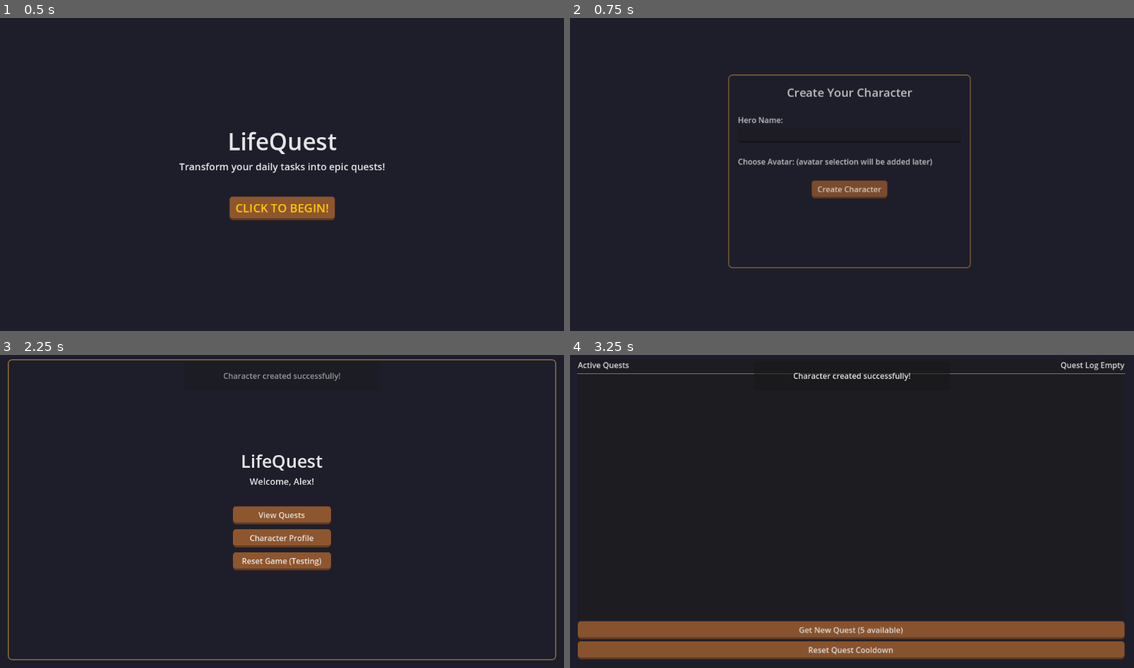
Above: before the commit, frames 1-4 (two rows, left to right).
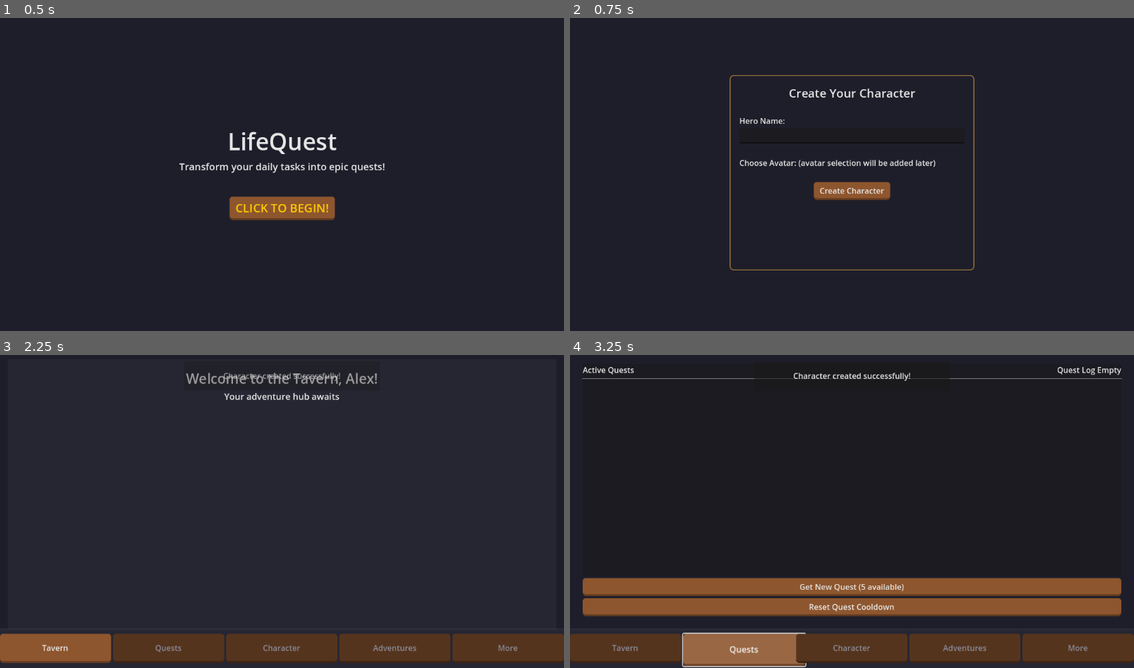
Above: after the commit, the same moments.

Repository: Wazaq/LifeQuest
Game: Godot game, scene res://scenes/main.tscn
The game is run twice, just before and just after one commit, with the same random seed, the same clock (stepped at 60 frames per second) and the same inputs.
Inputs (mouse positions are in pixels of both pictures, inside the frame that each line leads up to):
- Up to frame 1 (0.5 s): no input
- Up to frame 2 (0.75 s): click "CLICK TO BEGIN!" at 0.5 s
- Up to frame 3 (2.25 s): click (282, 473) at 1.27 s; type "Alex" at 1.35 s; click "Create Character" at 2 s
- Up to frame 4 (3.25 s): click "View Quests" (after the commit: "Quests") at 2.75 s

Frame 1 is identical in both runs. In frame 2, 2.9% of the frame differs, in the area x 28-72%, y 18-81%; in frame 3, 14%; in frame 4, 24%, in the area x 0-100%, y 2-100%.

Commit message:
Setup bottom nav bar and screan wrapper for navigation

Diff:
--- a/scenes/character/character_profile.tscn
+++ b/scenes/character/character_profile.tscn
@@ -121,6 +121,7 @@
 text = "0 days"
 
 [node name="ButtonsSection" type="HBoxContainer" parent="ProfilePanel/MarginContainer/MainVBox"]
+visible = false
 layout_mode = 2
 alignment = 1
 
--- a/scenes/main.tscn
+++ b/scenes/main.tscn
@@ -1,7 +1,9 @@
-[gd_scene load_steps=3 format=3 uid="uid://vxvn0u7kvv64"]
+[gd_scene load_steps=5 format=3 uid="uid://vxvn0u7kvv64"]
 
-[ext_resource type="Script" uid="uid://cds3g4sf8yq6s" path="res://scripts/main.gd" id="1_0wfyh"]
+[ext_resource type="Script" uid="uid://belcw5nfbpuei" path="res://scripts/ui/navigation_container.gd" id="1_0wfyh"]
 [ext_resource type="Theme" uid="uid://tswwpjjq4cws" path="res://assets/themes/fantasy_theme.tres" id="1_o5qli"]
+[ext_resource type="PackedScene" uid="uid://pr1y6pn052lh" path="res://scenes/ui/bottom_nav_bar.tscn" id="3_jyhfs"]
+[ext_resource type="Script" uid="uid://q817c5ex8eaf" path="res://scripts/ui/bottom_nav_bar.gd" id="4_tbgi4"]
 
 [node name="Main" type="Node"]
 script = ExtResource("1_0wfyh")
@@ -51,3 +53,14 @@
 [node name="PopupLayer" type="Control" parent="UIRoot"]
 layout_mode = 1
 anchors_preset = 0
+
+[node name="BottomNavBar" type="Control" parent="UIRoot" instance=ExtResource("3_jyhfs")]
+custom_minimum_size = Vector2(0, 80)
+layout_mode = 1
+anchors_preset = 12
+anchor_top = 1.0
+anchor_right = 1.0
+anchor_bottom = 1.0
+grow_horizontal = 2
+grow_vertical = 0
+script = ExtResource("4_tbgi4")
--- /dev/null
+++ b/scenes/main_menu/more_screen.tscn
@@ -0,0 +1,40 @@
+[gd_scene load_steps=2 format=3 uid="uid://bit487aurfd6j"]
+
+[ext_resource type="Script" uid="uid://wyq0aq6hx0nb" path="res://scripts/ui/more_screen.gd" id="1_uei6w"]
+
+[node name="MoreScreen" type="Control"]
+layout_mode = 3
+anchors_preset = 15
+anchor_right = 1.0
+anchor_bottom = 1.0
+grow_horizontal = 2
+grow_vertical = 2
+script = ExtResource("1_uei6w")
+
+[node name="ColorRect" type="ColorRect" parent="."]
+layout_mode = 0
+anchor_right = 1.0
+anchor_bottom = 1.0
+color = Color(0.15, 0.15, 0.2, 1)
+
+[node name="MarginContainer" type="MarginContainer" parent="."]
+layout_mode = 0
+anchor_right = 1.0
+anchor_bottom = 1.0
+
+[node name="VBoxContainer" type="VBoxContainer" parent="MarginContainer"]
+layout_mode = 2
+
+[node name="HeaderLabel" type="Label" parent="MarginContainer/VBoxContainer"]
+layout_mode = 2
+text = "More Options"
+horizontal_alignment = 1
+
+[node name="Spacer" type="Control" parent="MarginContainer/VBoxContainer"]
+custom_minimum_size = Vector2(0, 20)
+layout_mode = 2
+
+[node name="ResetButton" type="Button" parent="MarginContainer/VBoxContainer"]
+layout_mode = 2
+size_flags_horizontal = 4
+text = "Reset Game (Debug)"
--- /dev/null
+++ b/scenes/main_menu/tavern_hub.tscn
@@ -0,0 +1,40 @@
+[gd_scene load_steps=2 format=3 uid="uid://drejf0edkb2xd"]
+
+[ext_resource type="Script" uid="uid://bx0of50bewnjx" path="res://scripts/ui/tavern_hub.gd" id="1_cpg3s"]
+
+[node name="TavernHub" type="Control"]
+layout_mode = 3
+anchors_preset = 15
+anchor_right = 1.0
+anchor_bottom = 1.0
+grow_horizontal = 2
+grow_vertical = 2
+script = ExtResource("1_cpg3s")
+
+[node name="ColorRect" type="ColorRect" parent="."]
+layout_mode = 0
+anchor_right = 1.0
+anchor_bottom = 1.0
+grow_horizontal = 2
+grow_vertical = 2
+color = Color(0.15, 0.15, 0.2, 1)
+
+[node name="MarginContainer" type="MarginContainer" parent="."]
+layout_mode = 0
+anchor_right = 1.0
+anchor_bottom = 1.0
+grow_horizontal = 2
+grow_vertical = 2
+
+[node name="VBoxContainer" type="VBoxContainer" parent="MarginContainer"]
+layout_mode = 2
+
+[node name="HeaderLabel" type="Label" parent="MarginContainer/VBoxContainer"]
+layout_mode = 2
+text = "Welcome to the Tavern"
+horizontal_alignment = 1
+
+[node name="SubheaderLabel" type="Label" parent="MarginContainer/VBoxContainer"]
+layout_mode = 2
+text = "Your adventure hub awaits"
+horizontal_alignment = 1
--- a/scenes/quests/quest_board_new.tscn
+++ b/scenes/quests/quest_board_new.tscn
@@ -14,6 +14,7 @@
 script = ExtResource("1_qrftn")
 
 [node name="MarginContainer" type="MarginContainer" parent="."]
+custom_minimum_size = Vector2(400, 600)
 layout_mode = 1
 anchors_preset = 15
 anchor_right = 1.0
--- /dev/null
+++ b/scenes/ui/bottom_nav_bar.tscn
@@ -0,0 +1,63 @@
+[gd_scene load_steps=2 format=3 uid="uid://pr1y6pn052lh"]
+
+[ext_resource type="Script" uid="uid://q817c5ex8eaf" path="res://scripts/ui/bottom_nav_bar.gd" id="1_6m2i1"]
+
+[node name="BottomNavBar" type="Control"]
+custom_minimum_size = Vector2(0, 80)
+layout_mode = 3
+anchors_preset = 12
+anchor_top = 1.0
+anchor_right = 1.0
+anchor_bottom = 1.0
+offset_top = -80.0
+grow_horizontal = 2
+grow_vertical = 0
+size_flags_horizontal = 3
+script = ExtResource("1_6m2i1")
+
+[node name="PanelContainer" type="PanelContainer" parent="."]
+custom_minimum_size = Vector2(0, 80)
+layout_mode = 0
+anchor_right = 1.0
+anchor_bottom = 1.0
+size_flags_horizontal = 3
+size_flags_vertical = 8
+
+[node name="HBoxContainer" type="HBoxContainer" parent="PanelContainer"]
+layout_mode = 2
+alignment = 1
+
+[node name="TavernButton" type="Button" parent="PanelContainer/HBoxContainer"]
+custom_minimum_size = Vector2(0, 60)
+layout_mode = 2
+size_flags_horizontal = 3
+size_flags_vertical = 4
+text = "Tavern"
+
+[node name="QuestsButton" type="Button" parent="PanelContainer/HBoxContainer"]
+custom_minimum_size = Vector2(0, 60)
+layout_mode = 2
+size_flags_horizontal = 3
+size_flags_vertical = 4
+text = "Quests"
+
+[node name="CharacterButton" type="Button" parent="PanelContainer/HBoxContainer"]
+custom_minimum_size = Vector2(0, 60)
+layout_mode = 2
+size_flags_horizontal = 3
+size_flags_vertical = 4
+text = "Character"
+
+[node name="AdventuresButton" type="Button" parent="PanelContainer/HBoxContainer"]
+custom_minimum_size = Vector2(0, 60)
+layout_mode = 2
+size_flags_horizontal = 3
+size_flags_vertical = 4
+text = "Adventures"
+
+[node name="MoreButton" type="Button" parent="PanelContainer/HBoxContainer"]
+custom_minimum_size = Vector2(0, 60)
+layout_mode = 2
+size_flags_horizontal = 3
+size_flags_vertical = 4
+text = "More"
--- a/scripts/autoload/game_manager.gd
+++ b/scripts/autoload/game_manager.gd
@@ -8,6 +8,7 @@
 	"notifications": true,
 	"tutorials": true,
 	"achievements": true,
+	"adventures": true,    # For bottom nav visibility
 	"social_features": false,  # Planned for future
 	"daily_passes": false,     # Later MVP
 	"user_auth": false         # Later MVP
--- a/scripts/autoload/ui_manager.gd
+++ b/scripts/autoload/ui_manager.gd
@@ -84,6 +84,32 @@
 		push_error("UIManager: Cannot open screen - main_container not set")
 		return
 
+	# Check if we're using the new navigation system
+	var main_node = get_node_or_null("/root/Main")
+	if main_node and main_node.has_method("_navigate_to"):
+		# Use the navigation container's method
+		match screen_name:
+			"quest_board":
+				main_node._navigate_to(main_node.ScreenState.QUEST_BOARD, data)
+			"quest_details":
+				main_node._navigate_to(main_node.ScreenState.QUEST_DETAILS, data)
+			"quest_creation":
+				main_node._navigate_to(main_node.ScreenState.QUEST_CREATION, data)
+			"main_menu":
+				main_node._navigate_to(main_node.ScreenState.MAIN_MENU, data)
+			"character_creation":
+				main_node._navigate_to(main_node.ScreenState.CHARACTER_CREATION, data)
+			"character_profile":
+				main_node._navigate_to(main_node.ScreenState.CHARACTER_PROFILE, data)
+			"adventures":
+				main_node._navigate_to(main_node.ScreenState.ADVENTURES, data)
+			"more":
+				main_node._navigate_to(main_node.ScreenState.MORE, data)
+			_:
+				push_error("UIManager: Unknown screen name: %s" % screen_name)
+		return
+
+	# Legacy method for backward compatibility
 	var screen_path = ""
 
 	# Map screen name to scene path
@@ -127,6 +153,15 @@
 
 # Go back to previous screen
 func go_back():
+	# Check if we're using the new navigation system
+	var main_node = get_node_or_null("/root/Main")
+	if main_node and main_node.has_method("_navigate_to") and main_node.previous_screen_states.size() > 0:
+		# Navigate to the previous screen
+		var previous_state = main_node.previous_screen_states.pop_back()
+		main_node._navigate_to(previous_state)
+		return
+
+	# Legacy method for backward compatibility
 	# Find the previous screen in the container
 	if not main_container or not current_screen:
 		return
--- /dev/null
+++ b/scripts/ui/bottom_nav_bar.gd
@@ -0,0 +1,110 @@
+extends Control
+## BottomNavBar: Mobile-style navigation bar for the app
+
+# Button references
+@onready var tavern_button: Button = $PanelContainer/HBoxContainer/TavernButton
+@onready var quests_button: Button = $PanelContainer/HBoxContainer/QuestsButton
+@onready var character_button: Button = $PanelContainer/HBoxContainer/CharacterButton
+@onready var adventures_button: Button = $PanelContainer/HBoxContainer/AdventuresButton
+@onready var more_button: Button = $PanelContainer/HBoxContainer/MoreButton
+
+# The currently active button
+var active_button: Button = null
+
+# Signals
+signal nav_button_pressed(screen_name)
+
+func _ready():
+	print("BottomNavBar: Initializing")
+
+	# Add styling to the panel container
+	var panel_style = StyleBoxFlat.new()
+	panel_style.bg_color = Color(0.15, 0.15, 0.2, 0.95)  # Dark background with slight transparency
+	panel_style.border_width_top = 1
+	panel_style.border_color = Color(0.3, 0.3, 0.4, 0.8)  # Subtle top border
+	$PanelContainer.add_theme_stylebox_override("panel", panel_style)
+
+	# Connect button signals
+	tavern_button.pressed.connect(func(): _on_nav_button_pressed("tavern", tavern_button))
+	quests_button.pressed.connect(func(): _on_nav_button_pressed("quest_board", quests_button))
+	character_button.pressed.connect(func(): _on_nav_button_pressed("character_profile", character_button))
+	adventures_button.pressed.connect(func(): _on_nav_button_pressed("adventures", adventures_button))
+	more_button.pressed.connect(func(): _on_nav_button_pressed("more", more_button))
+
+	# Set initial active button
+	set_active_button("tavern")
+
+	# Update available buttons based on feature flags (if GameManager exists)
+	if get_node_or_null("/root/GameManager"):
+		_update_feature_visibility()
+		GameManager.feature_enabled.connect(_on_feature_flag_changed)
+		GameManager.feature_disabled.connect(_on_feature_flag_changed)
+
+# Set the active button by screen name
+func set_active_button(screen_name: String):
+	var button_to_activate = null
+
+	match screen_name:
+		"tavern", "main_menu":
+			button_to_activate = tavern_button
+		"quest_board":
+			button_to_activate = quests_button
+		"character_profile":
+			button_to_activate = character_button
+		"adventures":
+			button_to_activate = adventures_button
+		"more":
+			button_to_activate = more_button
+
+	if button_to_activate:
+		_highlight_button(button_to_activate)
+
+# Handle navigation button press
+func _on_nav_button_pressed(screen_name: String, button: Button):
+	print("BottomNavBar: Button pressed - " + screen_name)
+
+	# Highlight the pressed button
+	_highlight_button(button)
+
+	# Emit signal for parent to handle navigation
+	emit_signal("nav_button_pressed", screen_name)
+
+# Highlight the active button and reset others
+func _highlight_button(button: Button):
+	# Return if this button is already active
+	if active_button == button:
+		return
+
+	# Reset all buttons to default state
+	for child in $PanelContainer/HBoxContainer.get_children():
+		if child is Button:
+			child.modulate = Color(0.6, 0.6, 0.65, 1.0)  # Dimmer for inactive
+			child.scale = Vector2(1.0, 1.0)
+
+	# Highlight the active button with animation
+	var tween = create_tween()
+	tween.set_parallel(true)
+	tween.set_trans(Tween.TRANS_BOUNCE)
+	tween.set_ease(Tween.EASE_OUT)
+
+	# Animate to slightly larger scale and full brightness
+	tween.tween_property(button, "modulate", Color(1, 1, 1, 1), 0.2)
+	tween.tween_property(button, "scale", Vector2(1.1, 1.1), 0.2)
+
+	# Store the current active button
+	active_button = button
+
+# Update button visibility based on feature flags
+func _update_feature_visibility():
+	if !get_node_or_null("/root/GameManager"):
+		return
+
+	# Show/hide Adventures button based on the feature flag
+	if GameManager.is_feature_enabled("adventures"):
+		adventures_button.visible = true
+	else:
+		adventures_button.visible = false
+
+# Handle feature flag changes
+func _on_feature_flag_changed(_feature_name: String):
+	_update_feature_visibility()
--- a/scripts/ui/character_creation.gd
+++ b/scripts/ui/character_creation.gd
@@ -75,7 +75,17 @@
 				if get_node_or_null("/root/UIManager"):
 					UIManager.show_toast("Character created successfully!", "success")
 
-				# Navigate to the main menu
+				# Check if we're using the new navigation system
+				var main_node = get_node_or_null("/root/Main")
+				if main_node and main_node.has_method("_navigate_to"):
+					# Use the "_on_character_created" callback to handle navigation
+					if main_node.has_method("_on_character_created"):
+						main_node._on_character_created()
+					else:
+						main_node._navigate_to(main_node.ScreenState.TAVERN_HUB)
+					return
+
+				# Legacy approach - navigate to the main menu
 				print("CharacterCreation: Navigating to main_menu.tscn")
 
 				# Load the main menu scene
--- /dev/null
+++ b/scripts/ui/more_screen.gd
@@ -0,0 +1,50 @@
+extends Control
+## MoreScreen: Screen for additional options and settings
+
+@onready var reset_button = $MarginContainer/VBoxContainer/ResetButton
+
+func _ready():
+	print("MoreScreen: Ready")
+
+	# Add margin to container
+	var margin_container = $MarginContainer
+	margin_container.add_theme_constant_override("margin_left", 20)
+	margin_container.add_theme_constant_override("margin_right", 20)
+	margin_container.add_theme_constant_override("margin_top", 20)
+	margin_container.add_theme_constant_override("margin_bottom", 90) # Extra bottom margin for nav bar
+
+	# Make header label bigger
+	var header_label = $MarginContainer/VBoxContainer/HeaderLabel
+	header_label.add_theme_font_size_override("font_size", 24)
+
+	# Style the reset button
+	var style = StyleBoxFlat.new()
+	style.bg_color = Color(0.7, 0.3, 0.3, 1.0) # Red for danger
+	style.corner_radius_top_left = 5
+	style.corner_radius_top_right = 5
+	style.corner_radius_bottom_left = 5
+	style.corner_radius_bottom_right = 5
+	reset_button.add_theme_stylebox_override("normal", style)
+
+	# Connect reset button
+	reset_button.connect("pressed", Callable(self, "_on_reset_button_pressed"))
+
+func _on_reset_button_pressed():
+	print("MoreScreen: Reset button pressed")
+
+	# Delete save files
+	if get_node_or_null("/root/DataManager"):
+		DataManager.delete_save_file(DataManager.CHARACTER_SAVE_FILE)
+		DataManager.delete_save_file(DataManager.ACTIVE_QUESTS_SAVE_FILE)
+		DataManager.delete_save_file(DataManager.COMPLETED_QUESTS_SAVE_FILE)
+		DataManager.delete_save_file(DataManager.SETTINGS_SAVE_FILE)
+
+		if get_node_or_null("/root/UIManager"):
+			UIManager.show_toast("Game data reset successfully!", "success")
+
+		# Return to splash screen
+		var main_node = get_node_or_null("/root/Main")
+		if main_node and main_node.has_method("_navigate_to"):
+			main_node._navigate_to(main_node.ScreenState.SPLASH)
+		else:
+			print("MoreScreen: Legacy navigation fallback")
--- /dev/null
+++ b/scripts/ui/navigation_container.gd
@@ -0,0 +1,186 @@
+extends Node
+## NavigationContainer: Manages navigation and screen transitions with a bottom nav bar
+
+# Screen states
+enum ScreenState {
+	SPLASH,
+	CHARACTER_CREATION,
+	MAIN_MENU,
+	TAVERN_HUB,
+	QUEST_BOARD,
+	CHARACTER_PROFILE,
+	QUEST_DETAILS,
+	ADVENTURES,
+	MORE
+}
+
+# Reference to screens container and bottom nav bar
+@onready var screens_container = $UIRoot/MainContainer/ScreensContainer
+@onready var bottom_nav_bar = $UIRoot/BottomNavBar
+@onready var notification_layer = $UIRoot/NotificationLayer
+@onready var popup_layer = $UIRoot/PopupLayer
+
+# Current screen state
+var current_screen_state = ScreenState.SPLASH
+var previous_screen_states = []
+
+# Screen history for back navigation
+var screen_history = []
+
+# Store references to screen instances
+var screen_instances = {}
+
+func _ready():
+	print("NavigationContainer: Initializing")
+
+	# Wait for all autoloads to be ready
+	await get_tree().process_frame
+
+	# Set up UI references in the UIManager
+	if get_node_or_null("/root/UIManager"):
+		UIManager.set_main_container(screens_container)
+		UIManager.set_toast_container(notification_layer)
+
+	# Connect bottom nav bar signals
+	if bottom_nav_bar:
+		bottom_nav_bar.nav_button_pressed.connect(_on_nav_button_pressed)
+
+	# Hide bottom nav on startup (only show after character creation)
+	if bottom_nav_bar:
+		bottom_nav_bar.visible = false
+
+	# Initialize game state
+	if get_node_or_null("/root/GameManager"):
+		GameManager.connect("game_initialized", Callable(self, "_on_game_initialized"))
+
+	_load_initial_screen()
+
+# Load the initial screen based on save state
+func _load_initial_screen():
+	# Check if the user has a saved character
+	var has_character = false
+	if get_node_or_null("/root/DataManager"):
+		has_character = DataManager.has_character_save()
+
+		if has_character:
+			# Load the character data
+			var character_data = DataManager.load_character()
+			if character_data and get_node_or_null("/root/ProfileManager"):
+				# Update the ProfileManager with the loaded character data
+				ProfileManager.update_character(character_data.to_dictionary())
+
+	# For now, always load the splash screen first
+	print("NavigationContainer: Loading splash screen")
+	_navigate_to(ScreenState.SPLASH)
+
+# Handle nav button press from bottom bar
+func _on_nav_button_pressed(screen_name: String):
+	print("NavigationContainer: Nav button pressed - " + screen_name)
+
+	match screen_name:
+		"tavern":
+			_navigate_to(ScreenState.TAVERN_HUB)
+		"quest_board":
+			_navigate_to(ScreenState.QUEST_BOARD)
+		"character_profile":
+			_navigate_to(ScreenState.CHARACTER_PROFILE)
+		"adventures":
+			_navigate_to(ScreenState.ADVENTURES)
+		"more":
+			_navigate_to(ScreenState.MORE)
+		_:
+			print("NavigationContainer: Unknown screen name - " + screen_name)
+
+# Navigate to a specific screen
+func _navigate_to(screen_state, data = null):
+	previous_screen_states.push_back(current_screen_state)
+	current_screen_state = screen_state
+
+	# Clear existing screens if needed
+	if screens_container.get_child_count() > 0:
+		for child in screens_container.get_children():
+			# Don't remove screens we want to keep in memory
+			if _should_keep_screen_loaded(child):
+				child.visible = false
+			else:
+				child.queue_free()
+
+	# Determine which scene to load
+	var scene_path = ""
+	var need_bottom_nav = true
+
+	match screen_state:
+		ScreenState.SPLASH:
+			scene_path = "res://scenes/main_menu/splash_screen.tscn"
+			need_bottom_nav = false
+		ScreenState.CHARACTER_CREATION:
+			scene_path = "res://scenes/character/character_creation.tscn"
+			need_bottom_nav = false
+		ScreenState.MAIN_MENU:
+			scene_path = "res://scenes/main_menu/main_menu.tscn"
+		ScreenState.TAVERN_HUB:
+			scene_path = "res://scenes/main_menu/tavern_hub.tscn"
+		ScreenState.QUEST_BOARD:
+			scene_path = "res://scenes/quests/quest_board_new.tscn"
+		ScreenState.CHARACTER_PROFILE:
+			scene_path = "res://scenes/character/character_profile.tscn"
+		ScreenState.QUEST_DETAILS:
+			scene_path = "res://scenes/quests/quest_details.tscn"
+			# Pass data to quest details if needed
+		ScreenState.ADVENTURES:
+			# Adventures screen not yet implemented
+			scene_path = ""
+			if get_node_or_null("/root/UIManager"):
+				UIManager.show_toast("Adventures feature coming soon!", "info")
+			return
+		ScreenState.MORE:
+			scene_path = "res://scenes/main_menu/more_screen.tscn"
+
+	# Show/hide bottom navigation
+	if bottom_nav_bar:
+		bottom_nav_bar.visible = need_bottom_nav
+
+	# Update bottom nav active button
+	if bottom_nav_bar and need_bottom_nav:
+		match screen_state:
+			ScreenState.MAIN_MENU, ScreenState.TAVERN_HUB:
+				bottom_nav_bar.set_active_button("tavern")
+			ScreenState.QUEST_BOARD:
+				bottom_nav_bar.set_active_button("quest_board")
+			ScreenState.CHARACTER_PROFILE:
+				bottom_nav_bar.set_active_button("character_profile")
+			ScreenState.MORE:
+				bottom_nav_bar.set_active_button("more")
+			ScreenState.ADVENTURES:
+				bottom_nav_bar.set_active_button("adventures")
+
+	# Load and instantiate the scene if path is valid
+	if scene_path != "":
+		var screen_scene = load(scene_path)
+		if screen_scene:
+			var screen_instance = screen_scene.instantiate()
+			screens_container.add_child(screen_instance)
+
+			# Initialize with data if needed
+			if data != null and screen_instance.has_method("initialize"):
+				screen_instance.initialize(data)
+		else:
+			print("NavigationContainer: Failed to load scene - " + scene_path)
+
+# Determines if a screen should be kept loaded (not freed)
+func _should_keep_screen_loaded(_screen_node: Node) -> bool:
+	# For now, we don't keep any screens in memory
+	# In the future, we might want to cache certain screens
+	return false
+
+# Handle callback from character creation
+func _on_character_created():
+	# Navigate to tavern hub
+	_navigate_to(ScreenState.TAVERN_HUB)
+
+	# Show bottom nav
+	if bottom_nav_bar:
+		bottom_nav_bar.visible = true
+
+func _on_game_initialized():
+	print("NavigationContainer: Game systems initialized")
--- a/scripts/ui/quest_board_fixed.gd
+++ b/scripts/ui/quest_board_fixed.gd
@@ -39,6 +39,13 @@
 	$MarginContainer.anchor_right = 1.0
 	$MarginContainer.anchor_bottom = 1.0
 
+	# Add bottom margin to prevent overlap with bottom nav bar
+	var bottom_margin = 90  # Height of bottom nav bar + some padding
+	$MarginContainer.add_theme_constant_override("margin_bottom", bottom_margin)
+	$MarginContainer.add_theme_constant_override("margin_left", 10)
+	$MarginContainer.add_theme_constant_override("margin_right", 10)
+	$MarginContainer.add_theme_constant_override("margin_top", 10)
+
 	# Connect signals
 	if get_node_or_null("/root/QuestManager"):
 		QuestManager.quest_started.connect(_on_quest_started)
--- a/scripts/ui/splash_screen.gd
+++ b/scripts/ui/splash_screen.gd
@@ -80,7 +80,13 @@
 		has_character = DataManager.has_character_save()
 
 	if has_character:
-		# Actually navigate to the main menu scene
+		# Check if we're using the new navigation system
+		var main_node = get_node_or_null("/root/Main")
+		if main_node and main_node.has_method("_navigate_to"):
+			main_node._navigate_to(main_node.ScreenState.TAVERN_HUB)
+			return
+
+		# Legacy approach - actually navigate to the main menu scene
 		print("SplashScreen: Navigating to main_menu.tscn")
 
 		# Load the main menu scene
@@ -105,7 +111,13 @@
 			if get_node_or_null("/root/UIManager"):
 				UIManager.show_toast("Error: Could not find screens container", "error")
 	else:
-		# Navigate to character creation scene
+		# Check if we're using the new navigation system
+		var main_node = get_node_or_null("/root/Main")
+		if main_node and main_node.has_method("_navigate_to"):
+			main_node._navigate_to(main_node.ScreenState.CHARACTER_CREATION)
+			return
+
+		# Legacy approach - navigate to character creation scene
 		print("SplashScreen: Navigating to character_creation.tscn")
 
 		# Load the character creation scene
--- /dev/null
+++ b/scripts/ui/tavern_hub.gd
@@ -0,0 +1,32 @@
+extends Control
+## TavernHub: Main hub for the application
+
+@onready var header_label = $MarginContainer/VBoxContainer/HeaderLabel
+
+func _ready():
+	print("TavernHub: Ready")
+
+	# Add margin to container
+	var margin_container = $MarginContainer
+	margin_container.add_theme_constant_override("margin_left", 20)
+	margin_container.add_theme_constant_override("margin_right", 20)
+	margin_container.add_theme_constant_override("margin_top", 20)
+	margin_container.add_theme_constant_override("margin_bottom", 90) # Extra bottom margin for nav bar
+
+	# Make header label bigger
+	header_label.add_theme_font_size_override("font_size", 28)
+
+	# Get subheader label
+	var subheader_label = $MarginContainer/VBoxContainer/SubheaderLabel
+	if subheader_label:
+		subheader_label.add_theme_font_size_override("font_size", 18)
+
+	# Update welcome message with character name
+	if get_node_or_null("/root/ProfileManager"):
+		var character_name = "Hero"
+
+		# Check if ProfileManager has a character
+		if ProfileManager.current_character and ProfileManager.current_character.has("name") and ProfileManager.current_character.name != "":
+			character_name = ProfileManager.current_character.name
+
+		header_label.text = "Welcome to the Tavern, %s!" % character_name
Not shown, added: scripts/ui/bottom_nav_bar.gd.uid
Not shown, added: scripts/ui/more_screen.gd.uid
Not shown, added: scripts/ui/navigation_container.gd.uid
Not shown, added: scripts/ui/tavern_hub.gd.uid
